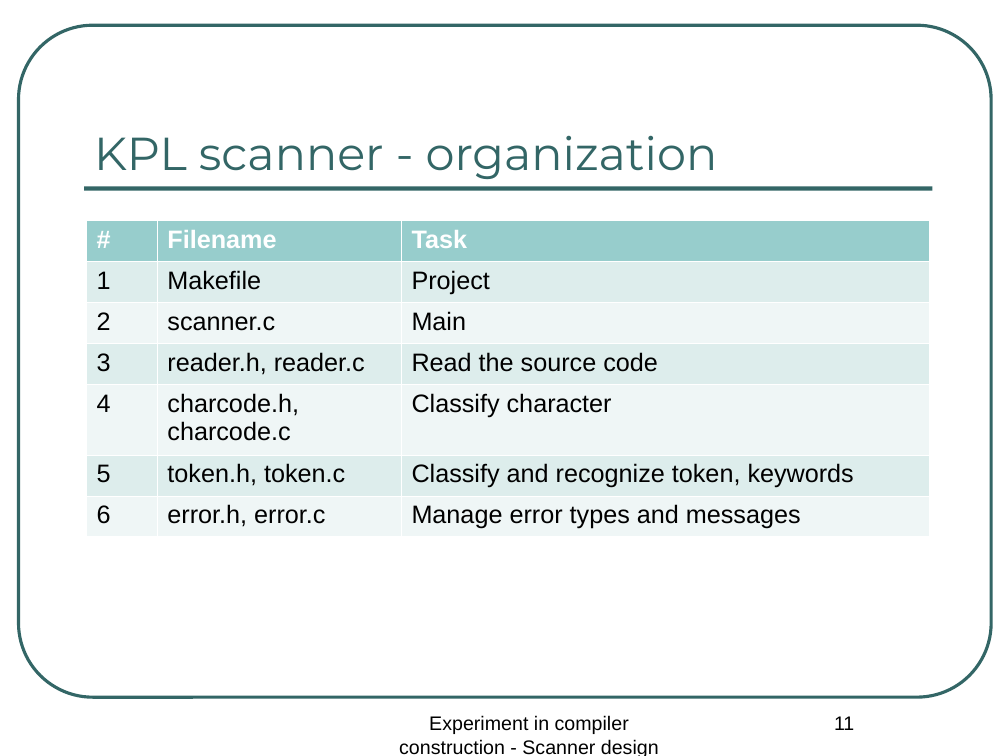
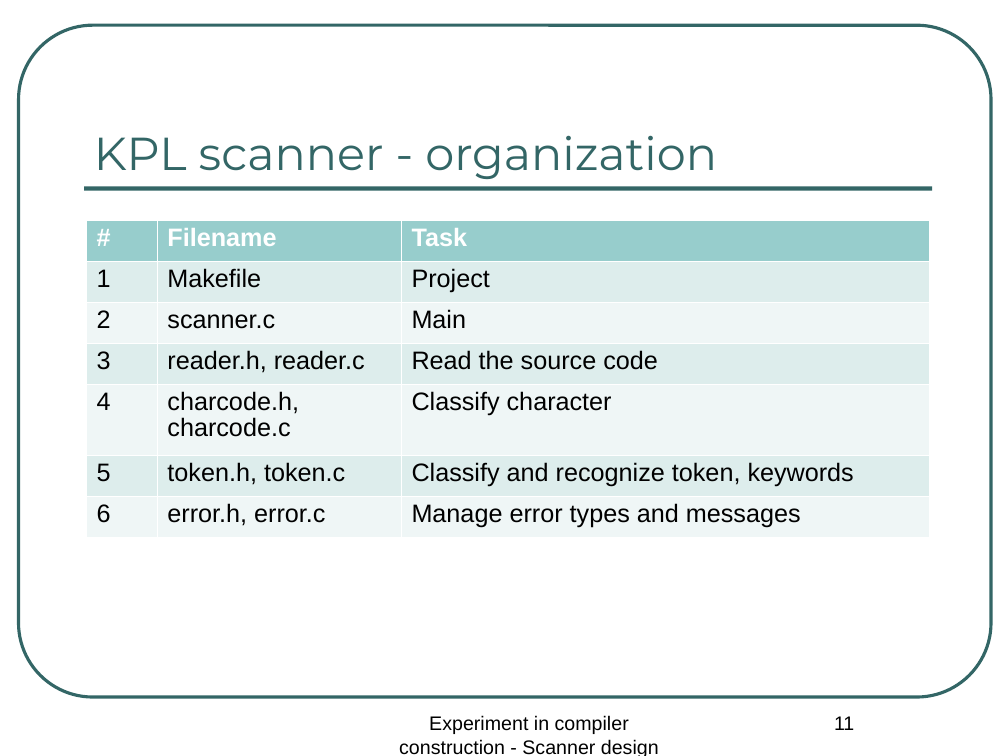
Before and after one commit to duccuongict56bkhn/CompilerLab, a slide deck: slide 11 of week1/slides/EOCC 2 - Scanner Design_English.ppt. Drawn at 1008x756 pixels with LibreOffice and Linux fonts; fonts in the diff are those of the drawing. Boxes give left, top, right and bottom in pixels: in the first picture for what was removed or moved away, otherwise in the second. Text is boxed around its words. In the diff, an @@ line names an element or a change of style, - is before the commit and + after.

```diff
--- a/week1/slides/EOCC 2 - Scanner Design_English.ppt
+++ b/week1/slides/EOCC 2 - Scanner Design_English.ppt
@@ table at bbox=[87, 221, 928, 537] @@
@@ line spacing 1 to 0.93 @@
@@ borders changed @@
```
Also in this commit, not shown: 17 other slides changed, 18 other files.
